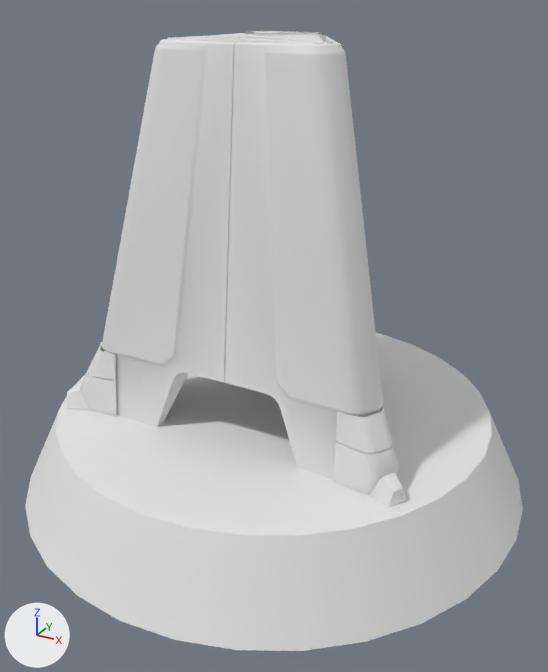
Renders of the FBX model SlidingTower/Assets/Mesh/Buildingx/v2/Nexus_Unwrap.fbx from each side of a commit.
Both versions are drawn from a 50 mm lens placed at (1.51, -2.74, 1.9), pointed at (0.05, -0.09, 0.58). Lighting does not change. The marker at lower left points along +X, +Y and +Z. Where no turn or scale is listed for an object, it has been applied to the vertices.

Names of what the first picture shows: 'corps'.
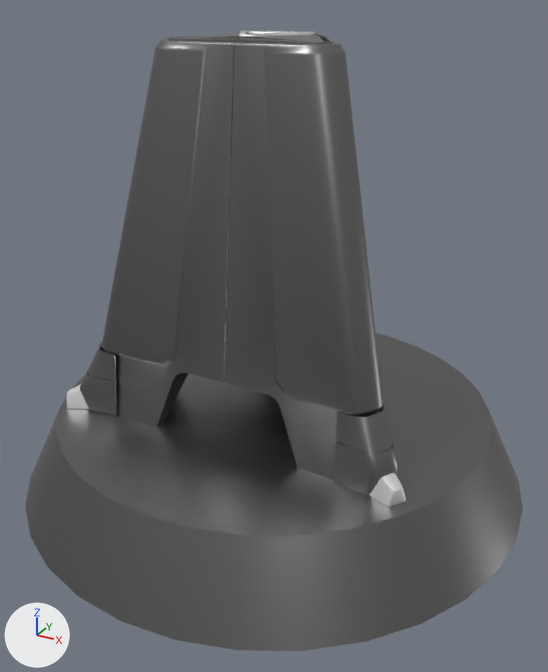
Where the newer file only moved an object's origin or applied its transform, the numbers keep the older frame.

What differs and where, as boxes (x1, y1, x2, y2) in the pictures (548 x 672 px; the box of a moved part takes in the faces that stretch with it):
part 1 of me_mesh, moved or reshaped: before (245, 31, 322, 36); after (239, 31, 317, 36)
part 2 of me_mesh, recoloured: (88, 37, 393, 479) in both
part 3 of me_mesh, recoloured: (80, 33, 399, 495) in both
part 4 of me_mesh, recoloured (white to grey): (25, 333, 523, 651) in both
part 5 of me_mesh, recoloured (white to grey): (66, 384, 406, 507) in both

The edits, one by one:
Material 'Material #31' (mat_material__31) is new.
Its base color is (0.224, 0.224, 0.224) (grey #828282).
Its metallic is 1.0.
Its roughness is 0.4.
Material 'Material #29' (mat_material__29) is new.
Its base color is (1.0, 1.0, 1.0) (white #ffffff).
Its metallic is 1.0.
me_mesh is used by ob_corps; location (0.0, 0.0, 1.005).
me_mesh had 2787 vertices, 5196 faces and spanned x -1.16..1.16, y -1.16..1.16, z -1.16..0.8.
me_mesh now has 2785 vertices, 5174 faces and spans x -1.16..1.16, y -1.16..1.16, z -1.16..0.8.
me_mesh part 1: 151 vertices moved from x -0.17..0.14, y -0.18..0.09, z 0.79..0.8 to x -0.17..0.15, y -0.2..0.09, z 0.79..0.8; 437 vertices removed from x -0.17..0.16, y -0.17..0.12, z 0.79..0.8; 437 vertices added at x -0.17..0.15, y -0.2..0.09, z 0.79..0.8.
me_mesh part 2: 879 faces spanning x -0.75..0.72, y -0.47..0.81, z -0.81..0.77 switch from mat_material__25 (white #e7e7e7) to mat_material__31 (grey #828282).
me_mesh part 3: 2888 faces spanning x -0.78..0.75, y -0.5..0.85, z -0.8..0.79 switch from mat_material__34 (white #e7e7e7) to mat_material__31 (grey #828282).
me_mesh part 4: 94 faces spanning x -1.16..1.16, y -1.16..1.16, z -1.16..-0.8 switch from mat_material__33 (white #e7e7e7) to mat_material__31 (grey #828282).
me_mesh part 5: 278 faces spanning x -0.83..0.81, y -0.52..0.92, z -0.8..0.8 switch from mat_material__33 (white #e7e7e7) to mat_material__29 (white #ffffff).
